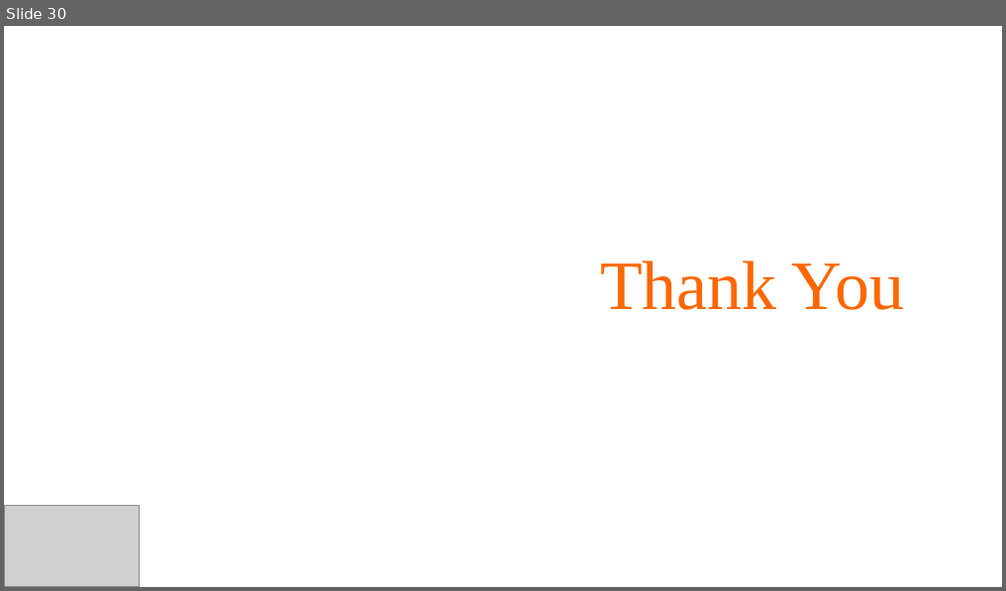
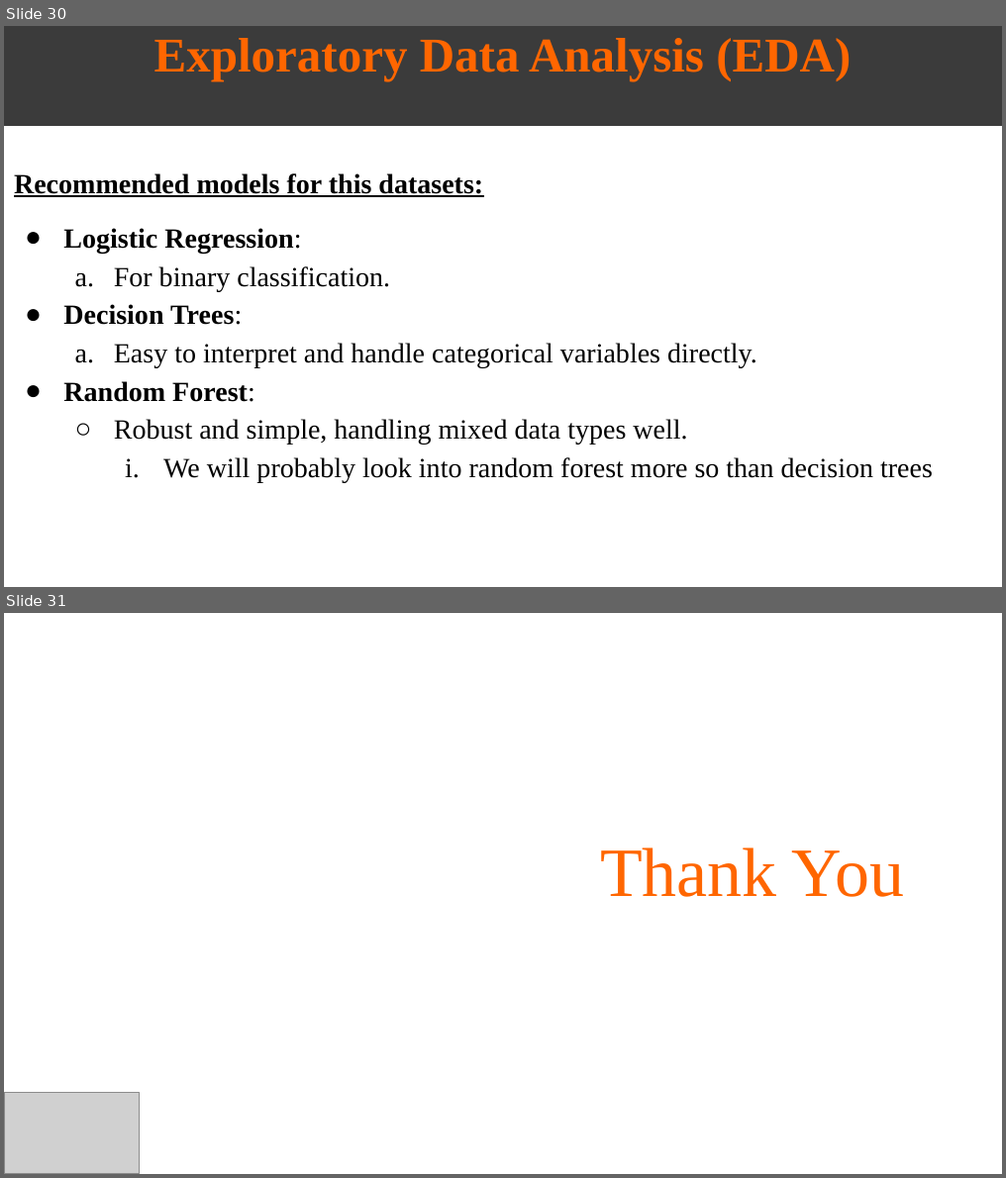
Before and after one commit to ethan05d/DataGlacier-Internship, a slide deck: Week 11/Week_11_EDA_Presentation.pptx. Shown one above the other, each under a label of ours: slide 30 before the commit, slides 30 and 31 after it. The pictures are 1006x591 and 1006x1178 pixels, drawn with LibreOffice and Linux fonts; fonts in the diff are those of the drawing; grey boxes stand for pictures. Boxes give left, top, right and bottom in pixels: in the first picture for what was removed or moved away, otherwise in the second. Text is boxed around its words. In the diff, an @@ line names an element or a change of style, - is before the commit and + after.

```diff
--- a/Week 11/Week_11_EDA_Presentation.pptx
+++ b/Week 11/Week_11_EDA_Presentation.pptx
@@ slide 30 added at [4,26,1002,587], background #FFFFFF @@
@@ title added at [4,26,1002,126], fill #3B3B3B, 15 pt, text #FF6600, bold @@
+Data Information
@@ title added at [154,38,850,80], 35 pt, text #FF6600, bold @@
+Exploratory Data Analysis (EDA)
@@ text added at [14,174,933,483], 20 pt, text #000000 @@
+Recommended models for this datasets:
+● Logistic Regression:
+  a. For binary classification.
+● Decision Trees:
+  a. Easy to interpret and handle categorical variables directly.
+● Random Forest:
+  ○ Robust and simple, handling mixed data types well.
+    i. We will probably look into random forest more so than decision trees
@@ what was slide 30 is now slide 31 @@
```
Also in this commit, not shown: 1 other file.
